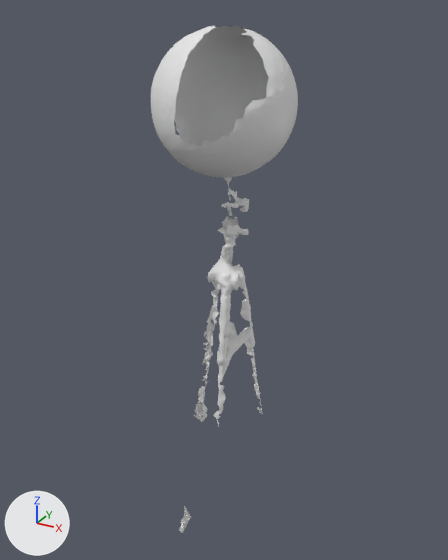
The OBJ model res/Metalsphere/Gridtest_0_3_0.000001.obj as it was, and as the next commit left it.
Camera for both pictures: a camera (50 mm lens) standing at (1073.0, -1567.0, 1332.0) and looking at (407.0, -356.0, 726.0). The lights are fixed; the arrows at lower left show +X, +Y and +Z. Materials are left out; every surface is plain grey. Where no turn or scale is listed for an object, it has been applied to the vertices.

Objects in the first picture: 'Gridtest_0_3_0.000001'.
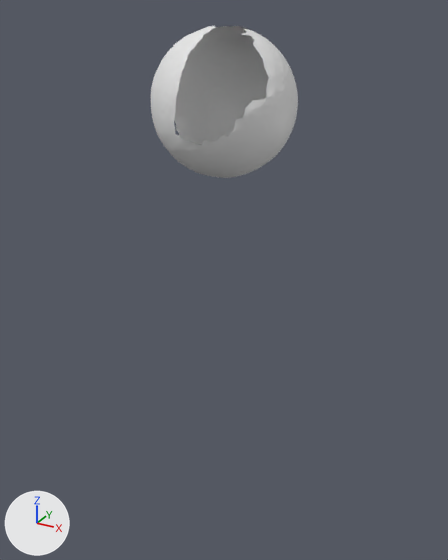
Edits to the scene script, one JSON object a line:
```json
{"block": "me_gridtest_0_3_0_000001", "where": "# used by ob_gridtest_0_3_0_000001; location = (0.0, 0.0, 0.0)"}
{"op": "remove", "block": "me_gridtest_0_3_0_000001", "code": "me_gridtest_0_3_0_000001.from_pydata(...)  # 18528 vertices, 36265 faces; spans x 252.0..591.0, y -566.0..-268.0, z -124.0..1300.0"}
{"op": "add", "block": "me_gridtest_0_3_0_000001", "code": "me_gridtest_0_3_0_000001.from_pydata(...)  # 15607 vertices, 31015 faces; spans x 292.0..591.0, y -566.0..-268.0, z 997.0..1300.0"}
{"block": "me_gridtest_0_3_0_000001", "change": "me_gridtest_0_3_0_000001 part 1: the loose piece of 2587 vertices spanning x 337.0..511.0, y -492.0..-322.0, z 322.0..907.0 is deleted"}
{"block": "me_gridtest_0_3_0_000001", "change": "me_gridtest_0_3_0_000001 part 2: the loose piece of 59 vertices spanning x 252.0..308.0, y -414.0..-326.0, z -124.0..-17.0 is deleted"}
{"block": "me_gridtest_0_3_0_000001", "change": "me_gridtest_0_3_0_000001 part 3"}
{"block": "me_gridtest_0_3_0_000001", "change": "275 vertices are removed from x 440.0..488.0, y -438.0..-356.0, z 910.0..997.0"}
{"block": "me_gridtest_0_3_0_000001", "change": "481 faces are deleted"}
```

Location of each change, [x1, y1, x2, y2] in pixels of the pictures (448 x 560 px):
```json
{"object": "Gridtest_0_3_0.000001", "change": "reshaped", "before": [151, 25, 298, 533], "after": [151, 25, 298, 178], "on screen": "70% shorter"}
{"part": 1, "of": "me_gridtest_0_3_0_000001", "change": "deleted", "before": [194, 216, 263, 427]}
{"part": 2, "of": "me_gridtest_0_3_0_000001", "change": "deleted", "before": [179, 507, 191, 533]}
{"part": 3, "of": "me_gridtest_0_3_0_000001", "change": "deleted", "before": [222, 177, 249, 216]}
```
